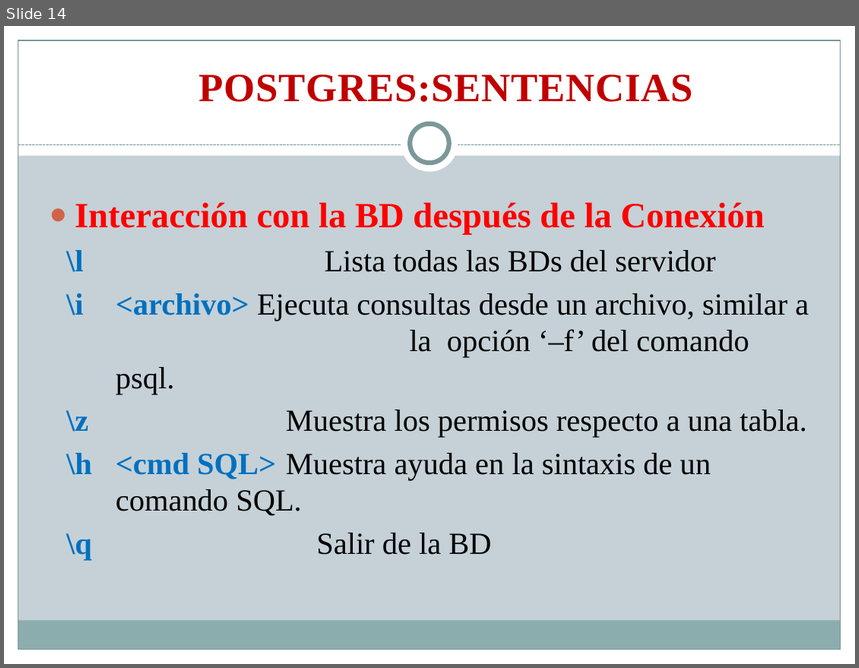
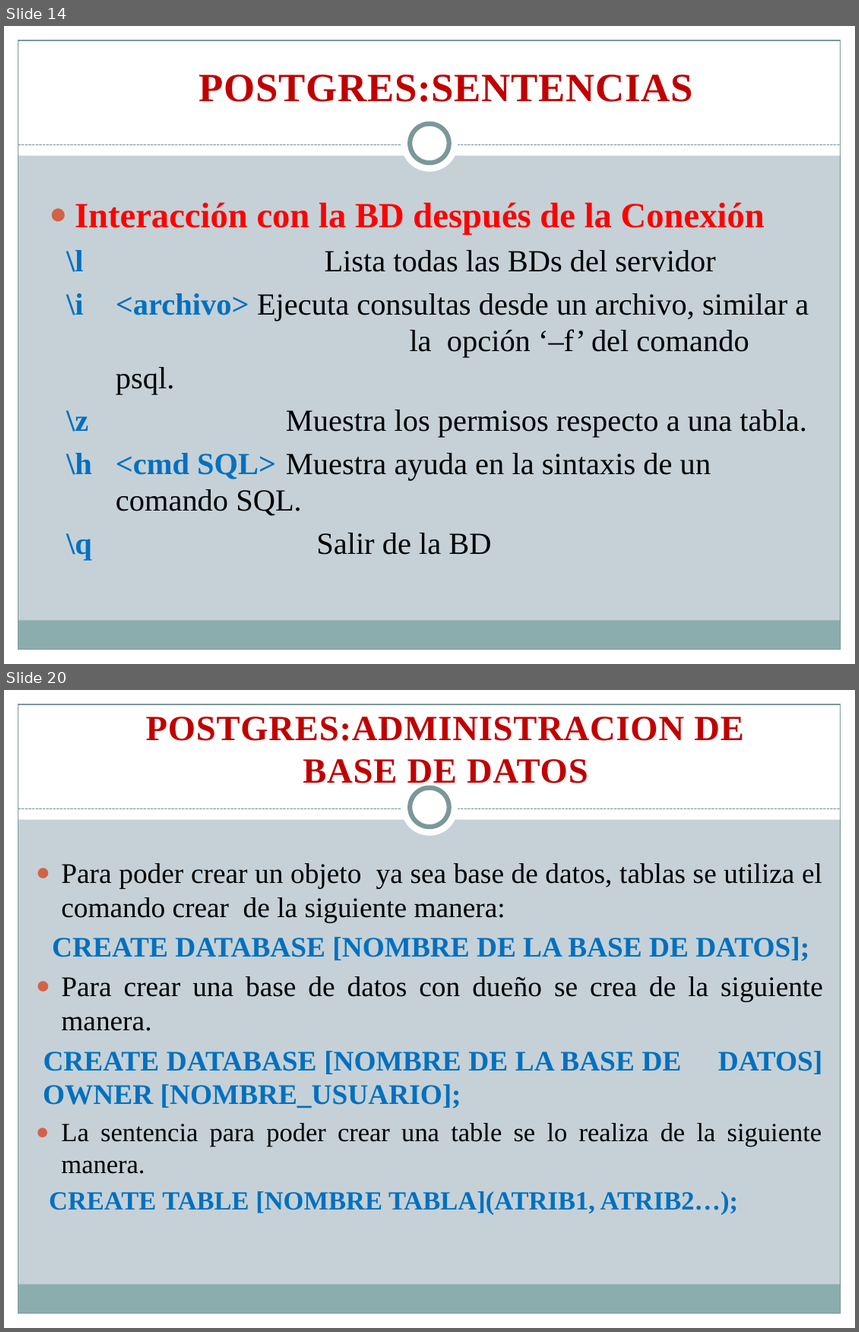
Before and after one commit to rudyrsr/Curso-DBMS, a slide deck: Dia 7 Y 8/Dia 7 - 8.pptx. Shown one above the other, each under a label of ours: slide 14 before the commit, slides 14 and 20 after it; the slides between them are not shown. The pictures are 859x668 and 859x1332 pixels, drawn with LibreOffice and Linux fonts; fonts in the diff are those of the drawing. Boxes give left, top, right and bottom in pixels: in the first picture for what was removed or moved away, otherwise in the second. Text is boxed around its words. In the diff, an @@ line names an element or a change of style, - is before the commit and + after.

```diff
--- a/Dia 7 Y 8/Dia 7 - 8.pptx
+++ b/Dia 7 Y 8/Dia 7 - 8.pptx
@@ slide 20 added at [4,690,855,1328], background #C5D1D7; not listed: 9 template elements that a slide beside it also shows @@
@@ text added at [146,717,744,790], 30 pt, text #C00000, bold @@
+POSTGRES:ADMINISTRACION DE BASE DE DATOS
@@ text added at [43,863,823,1215], 24.1 pt, text #000000 @@
+● Para poder crear un objeto ya sea base de datos, tablas se utiliza el comando crear de la siguiente manera:
+CREATE DATABASE [NOMBRE DE LA BASE DE DATOS];
+● Para crear una base de datos con dueño se crea de la siguiente manera.
+CREATE DATABASE [NOMBRE DE LA BASE DE DATOS] OWNER [NOMBRE_USUARIO];
+● La sentencia para poder crear una table se lo realiza de la siguiente manera.
+CREATE TABLE [NOMBRE TABLA](ATRIB1, ATRIB2…);
```
Also in this commit, not shown: 2 slides changed, 8 other slides added, 2 other files.
